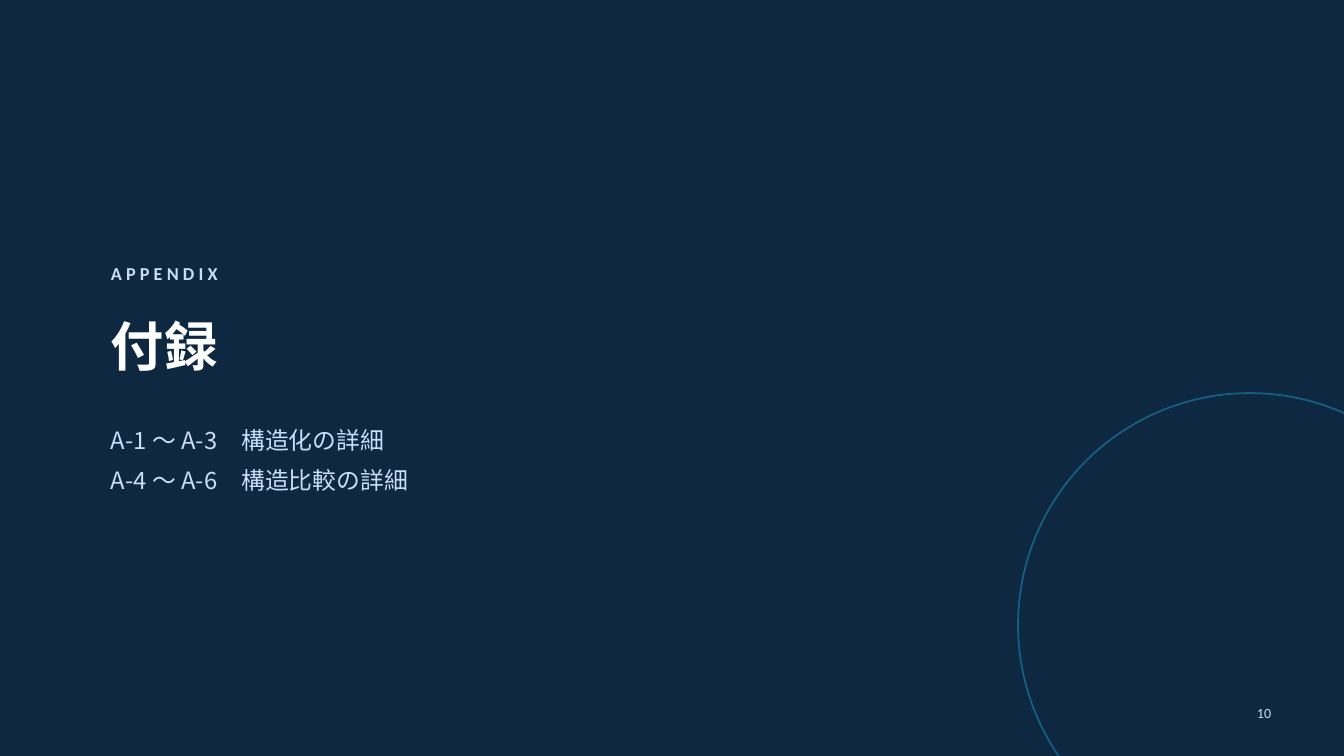
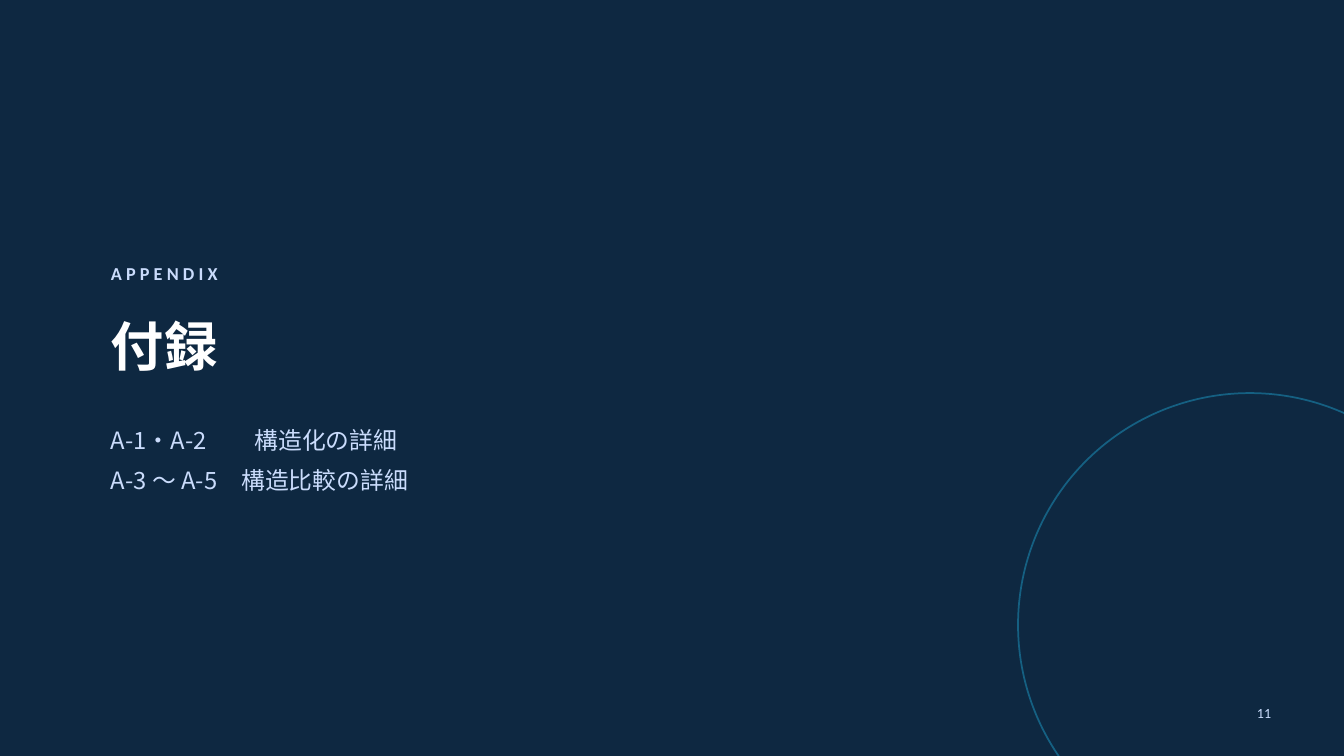
Before and after one commit to fumin0ri/structuring, a slide deck: slide 11 of インターン成果報告.pptx (slide 10 before the commit). Drawn at 1344x756 pixels with LibreOffice and Linux fonts; fonts in the diff are those of the drawing. Boxes give left, top, right and bottom in pixels: in the first picture for what was removed or moved away, otherwise in the second. Text is boxed around its words. In the diff, an @@ line names an element or a change of style, - is before the commit and + after.

```diff
--- a/インターン成果報告.pptx
+++ b/インターン成果報告.pptx
@@ text at [111,429,408,491]: text changed @@
-A-1 〜 A-3 構造化の詳細
-A-4 〜 A-6 構造比較の詳細
+A-1・A-2 構造化の詳細
+A-3 〜 A-5 構造比較の詳細
@@ text at [1257,709,1271,718]: text changed @@
-10
+11
```
Also in this commit, not shown: 11 other slides changed, 3 slides added, 3 slides removed.
